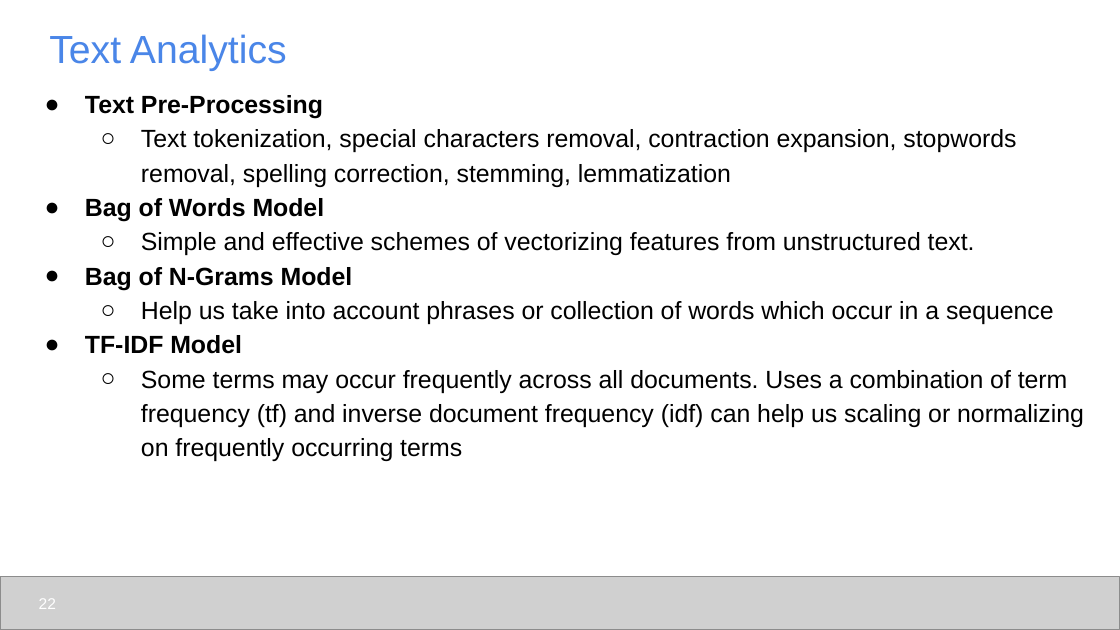
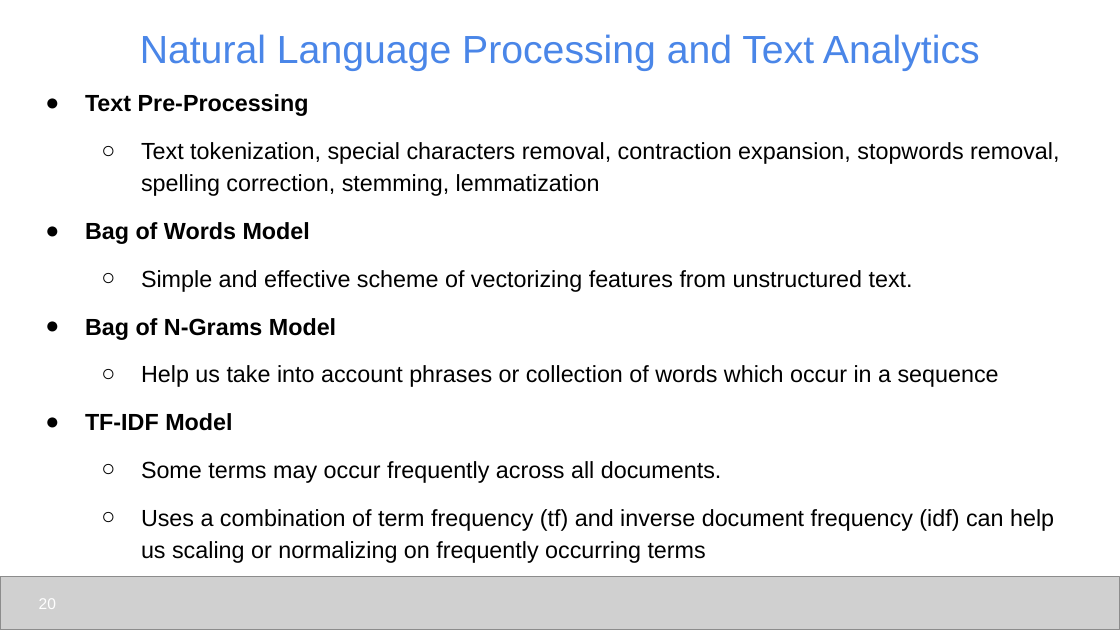
Before and after one commit to udel-cbcb/al_ml_workshop, a slide deck: slide 20 of Day_3/Lectures/Day_3_Lecture_Feature_Engineering_Scaling_Selection.pptx (slide 22 before the commit). Drawn at 1120x630 pixels with LibreOffice and Linux fonts; fonts in the diff are those of the drawing; grey boxes stand for pictures. Boxes give left, top, right and bottom in pixels: in the first picture for what was removed or moved away, otherwise in the second. Text is boxed around its words. In the diff, an @@ line names an element or a change of style, - is before the commit and + after.

```diff
--- a/Day_3/Lectures/Day_3_Lecture_Feature_Engineering_Scaling_Selection.pptx
+++ b/Day_3/Lectures/Day_3_Lecture_Feature_Engineering_Scaling_Selection.pptx
@@ title at (x1=140, y1=34, x2=980, y2=71): text changed @@
-Text Analytics
+Natural Language Processing and Text Analytics
@@ text at (x1=85, y1=94, x2=999, y2=431): size 16 to 15 pt in "Text Pre-Processing", "Text tokenization, special characters removal, contraction e ...", "Bag of Words Model", "Bag of N-Grams Model" and 2 more places; indent changed; more space between paragraphs @@
@@ text at (x1=141, y1=270, x2=913, y2=292): text changed; size 16 to 15 pt @@
-  ○ Simple and effective schemes of vectorizing features from unstructured text.
+  ○ Simple and effective scheme of vectorizing features from unstructured text.
@@ text at (x1=141, y1=461, x2=1054, y2=563): text changed; size 16 to 15 pt @@
-  ○ Some terms may occur frequently across all documents. Uses a combination of term frequency (tf) and inverse document frequency (idf) can help us scaling or normalizing on frequently occurring terms
+  ○ Some terms may occur frequently across all documents.
+  ○ Uses a combination of term frequency (tf) and inverse document frequency (idf) can help us scaling or normalizing on frequently occurring terms
@@ page number at (x1=39, y1=599, x2=56, y2=609): text changed @@
-22
+20
```
Also in this commit, not shown: 29 other slides changed, 1 slide added, 3 slides removed, 12 other files.
